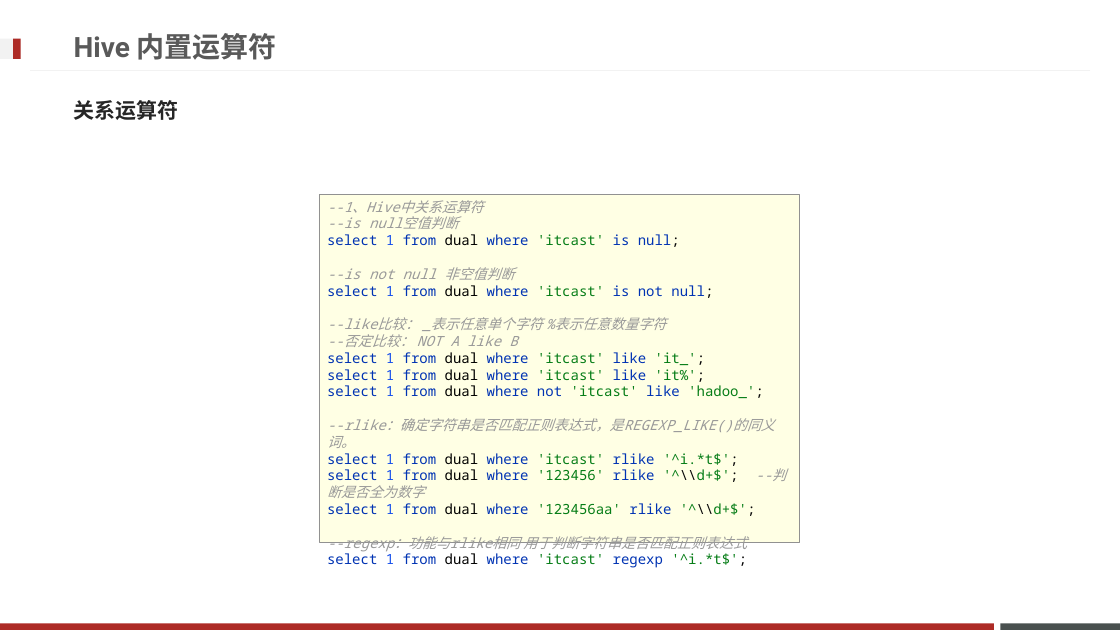
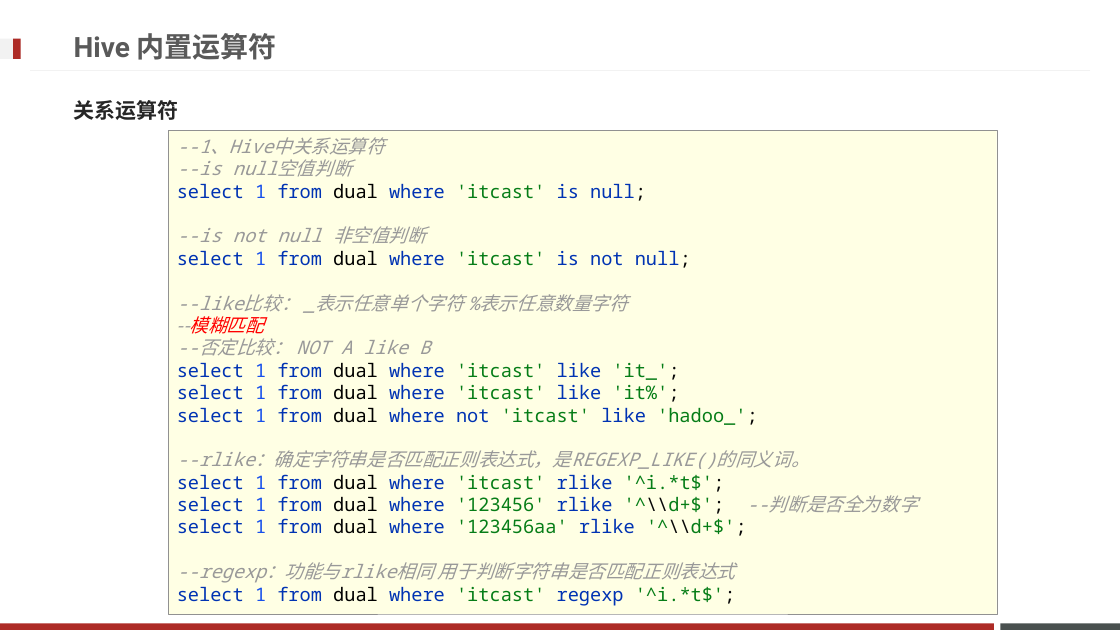
Before and after one commit to Legolas9999/big_data, a slide deck: slide 87 of Hadoop/大数据离线阶段--07(Hive DQL语法).pptx. Drawn at 1120x630 pixels with LibreOffice and Linux fonts; fonts in the diff are those of the drawing; background and template pictures are left out. Boxes give left, top, right and bottom in pixels: in the first picture for what was removed or moved away, otherwise in the second. Text is boxed around its words. In the diff, an @@ line names an element or a change of style, - is before the commit and + after.

```diff
--- a/Hadoop/大数据离线阶段--07(Hive DQL语法).pptx
+++ b/Hadoop/大数据离线阶段--07(Hive DQL语法).pptx
@@ rectangle "--1、Hive中关系运算符 --is null空值判断 select 1 ...": place and size @@
-rectangle "--1、Hive中关系运算符 --is null空值判断 select 1 ..." at [319, 194, 800, 542]
+rectangle "--1、Hive中关系运算符 --is null空值判断 select 1 ..." at [169, 130, 997, 614]
@@ text in rectangle at [177, 137, 918, 606]: text changed; size 12 to 16 pt @@
---1、Hive中关系运算符
---is null空值判断
-select 1 from dual where 'itcast' is null;
---is not null 非空值判断
-select 1 from dual where 'itcast' is not null;
---like比较： _表示任意单个字符 %表示任意数量字符
---否定比较： NOT A like B
-select 1 from dual where 'itcast' like 'it_';
-select 1 from dual where 'itcast' like 'it%';
-select 1 from dual where not 'itcast' like 'hadoo_';
---rlike：确定字符串是否匹配正则表达式，是REGEXP_LIKE()的同义词。
-select 1 from dual where 'itcast' rlike '^i.*t$';
-select 1 from dual where '123456' rlike '^\\d+$'; --判断是否全为数字
-select 1 from dual where '123456aa' rlike '^\\d+$';
---regexp：功能与rlike相同 用于判断字符串是否匹配正则表达式
-select 1 from dual where 'itcast' regexp '^i.*t$';
+--1、Hive中关系运算符
+--is null空值判断
+select 1 from dual where 'itcast' is null;
+--is not null 非空值判断
+select 1 from dual where 'itcast' is not null;
+--like比较： _表示任意单个字符 %表示任意数量字符
+--模糊匹配
+--否定比较： NOT A like B
+select 1 from dual where 'itcast' like 'it_';
+select 1 from dual where 'itcast' like 'it%';
+select 1 from dual where not 'itcast' like 'hadoo_';
+--rlike：确定字符串是否匹配正则表达式，是REGEXP_LIKE()的同义词。
+select 1 from dual where 'itcast' rlike '^i.*t$';
+select 1 from dual where '123456' rlike '^\\d+$'; --判断是否全为数字
+select 1 from dual where '123456aa' rlike '^\\d+$';
+--regexp：功能与rlike相同 用于判断字符串是否匹配正则表达式
+select 1 from dual where 'itcast' regexp '^i.*t$';
```
Also in this commit, not shown: 19 other slides changed.
